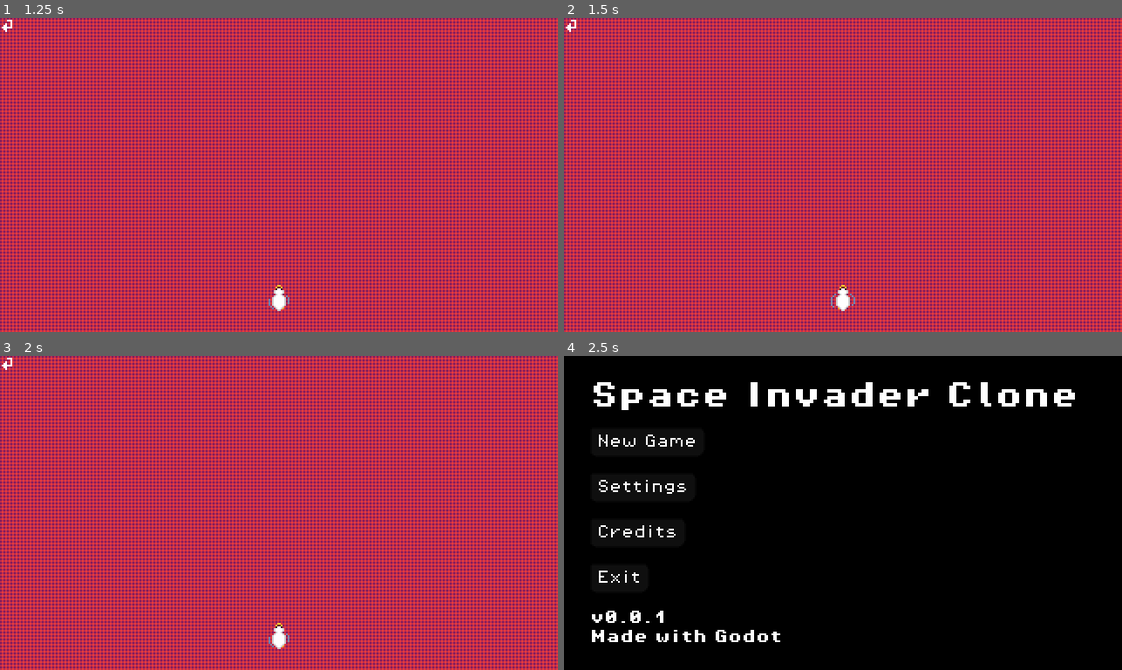
Above: before the commit, frames 1-4 (two rows, left to right).
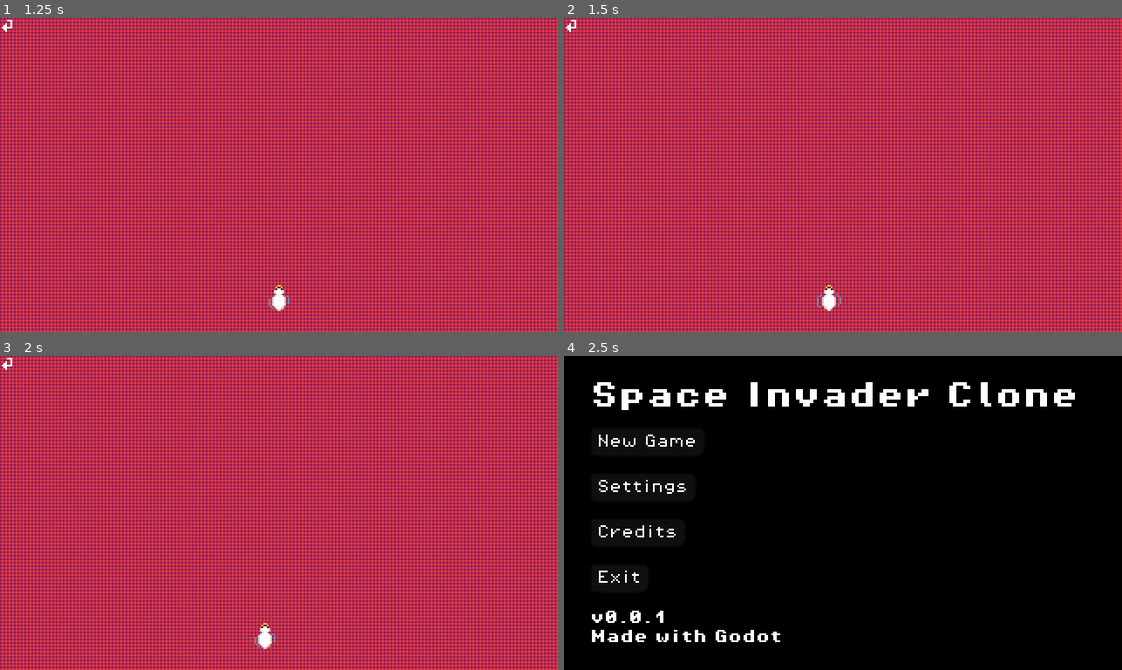
Above: after the commit, the same moments.

Repository: Modailun/space-invader-clone
Game: Godot game, scene res://scenes/ui/main_menu.tscn
Same seed, same stepped clock (60 frames per second), same inputs: the game is played once before the commit and once after it.
Inputs (mouse positions are in pixels of both pictures, inside the frame that each line leads up to):
- Up to frame 1 (1.25 s): click "New Game" at 0.5 s
- Up to frame 2 (1.5 s): click "New Game" at 1.25 s
- Up to frame 3 (2 s): no input
- Up to frame 4 (2.5 s): click (569, 362) at 2 s

Frame 1 is identical in both runs. In frame 2, 0.3% of the frame differs, in the area x 45-53%, y 85-94%; in frame 3, 0.3%; in frame 4, nothing differs.

Commit message:
Added Player movements

Diff:
--- a/project.godot
+++ b/project.godot
@@ -28,6 +28,23 @@
 window/stretch/mode="viewport"
 window/stretch/scale_mode="integer"
 
+[input]
+
+move_left={
+"deadzone": 0.2,
+"events": [Object(InputEventKey,"resource_local_to_scene":false,"resource_name":"","device":-1,"window_id":0,"alt_pressed":false,"shift_pressed":false,"ctrl_pressed":false,"meta_pressed":false,"pressed":false,"keycode":0,"physical_keycode":65,"key_label":0,"unicode":113,"location":0,"echo":false,"script":null)
+, Object(InputEventKey,"resource_local_to_scene":false,"resource_name":"","device":-1,"window_id":0,"alt_pressed":false,"shift_pressed":false,"ctrl_pressed":false,"meta_pressed":false,"pressed":false,"keycode":0,"physical_keycode":4194319,"key_label":0,"unicode":0,"location":0,"echo":false,"script":null)
+, Object(InputEventJoypadMotion,"resource_local_to_scene":false,"resource_name":"","device":-1,"axis":0,"axis_value":-1.0,"script":null)
+]
+}
+move_right={
+"deadzone": 0.2,
+"events": [Object(InputEventKey,"resource_local_to_scene":false,"resource_name":"","device":-1,"window_id":0,"alt_pressed":false,"shift_pressed":false,"ctrl_pressed":false,"meta_pressed":false,"pressed":false,"keycode":0,"physical_keycode":68,"key_label":0,"unicode":100,"location":0,"echo":false,"script":null)
+, Object(InputEventKey,"resource_local_to_scene":false,"resource_name":"","device":-1,"window_id":0,"alt_pressed":false,"shift_pressed":false,"ctrl_pressed":false,"meta_pressed":false,"pressed":false,"keycode":0,"physical_keycode":4194321,"key_label":0,"unicode":0,"location":0,"echo":false,"script":null)
+, Object(InputEventJoypadMotion,"resource_local_to_scene":false,"resource_name":"","device":-1,"axis":0,"axis_value":1.0,"script":null)
+]
+}
+
 [rendering]
 
 textures/canvas_textures/default_texture_filter=0
--- a/scenes/player/player.tscn
+++ b/scenes/player/player.tscn
@@ -1,6 +1,7 @@
-[gd_scene load_steps=6 format=3 uid="uid://o4iqau55feb"]
+[gd_scene load_steps=7 format=3 uid="uid://o4iqau55feb"]
 
 [ext_resource type="Texture2D" uid="uid://bm53g60spdaf1" path="res://assets/sprites/Player Space Invader.png" id="1_8afob"]
+[ext_resource type="Script" uid="uid://2y6kr42fh5cj" path="res://scripts/player/player.gd" id="1_dovo2"]
 
 [sub_resource type="CapsuleShape2D" id="CapsuleShape2D_8afob"]
 radius = 4.0
@@ -29,6 +30,7 @@
 }]
 
 [node name="Player" type="CharacterBody2D"]
+script = ExtResource("1_dovo2")
 
 [node name="CollisionShape2D" type="CollisionShape2D" parent="."]
 position = Vector2(0, 1)
--- /dev/null
+++ b/scripts/player/player.gd
@@ -0,0 +1,16 @@
+extends CharacterBody2D
+
+
+const SPEED = 5000.0
+
+
+func _physics_process(delta: float) -> void:
+
+	# Get the input direction and handle the movement/deceleration.
+	var direction := Input.get_axis("move_left", "move_right")
+	if direction:
+		velocity.x = direction * SPEED * delta
+	else:
+		velocity.x = move_toward(velocity.x, 0, SPEED * delta)
+
+	move_and_slide()
Not shown, added: scripts/player/player.gd.uid
